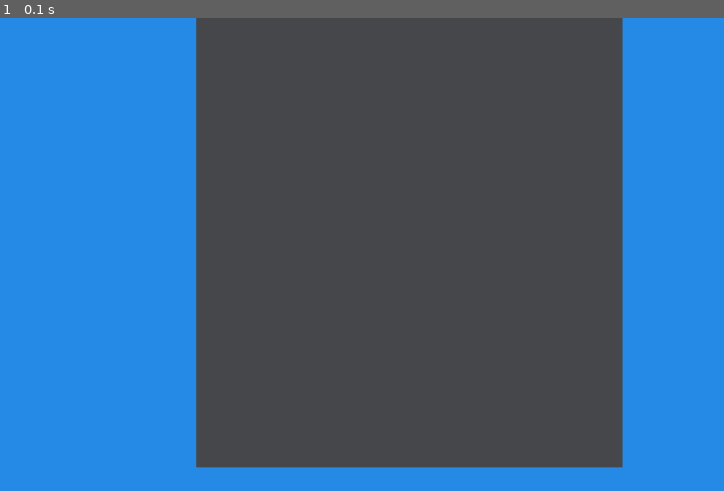
Above: before the commit, frame 1.
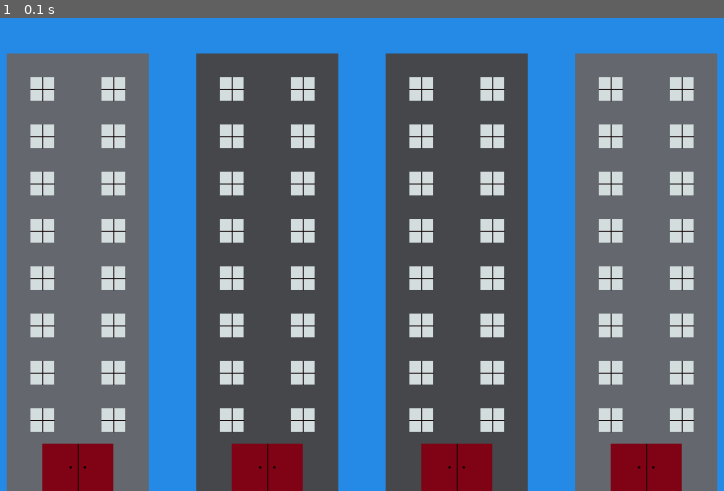
Above: after the commit, the same moment.

Repository: enzosuname/pygamefirst
Game: pygame game, started from ascene.py
Same seed, same stepped clock (60 frames per second), same inputs: the game is played once before the commit and once after it.
Inputs:
- Up to frame 1 (0.1 s): no input

The runs differ from the first frame. In frame 1, 61% of the frame differs, in the area x 0-100%, y 0-100%.

Commit message:
making a scene :sunglasses:

Diff:
--- a/ascene.py
+++ b/ascene.py
@@ -7,14 +7,40 @@
 BACKGRAY = (71, 73, 77)
 SKY = (39, 139, 232)
 WINDOW = (213, 223, 224)
-WINDOWSHADE = (161, 170, 171)
+BLACKSHADE = (15, 1, 3)
 PAVEMENT = (26, 27, 28)
+DOOR = (130, 5, 23)
 
 #Game constants
 
 PI = m.pi
 SIZE = (1900,1000)
 FPS = 60
+
+#def for similar attributes
+
+def building(color,xmod=0):
+    #Structure Draw
+    g.draw.rect(screen, color, [600+xmod,75,300,925])
+
+    #Door
+    g.draw.rect(screen, DOOR, [675+xmod,900,150,100])
+    g.draw.line(screen, BLACKSHADE,[750.5+xmod,900],[750.5+xmod,1000],width=2)
+    g.draw.circle(screen,BLACKSHADE,[735+xmod,950],3)
+    g.draw.circle(screen, BLACKSHADE, [765 + xmod, 950], 3)
+
+    #Windows
+    for number in range(8):
+        g.draw.rect(screen, WINDOW, [650 + xmod, 125 + (100 * number), 50, 50])
+        g.draw.rect(screen, WINDOW, [800 + xmod, 125 + (100 * number), 50, 50])
+        g.draw.line(screen, BLACKSHADE, [675.5 + xmod, 125 + (100 * number)], [675.5 + xmod, 175 + (100 * number)],
+                    width=2)
+        g.draw.line(screen, BLACKSHADE, [825.5 + xmod, 125 + (100 * number)], [825.5 + xmod, 175 + (100 * number)],
+                    width=2)
+        g.draw.line(screen, BLACKSHADE, [650 + xmod, 150.5 + (100 * number)], [700 + xmod, 150.5 + (100 * number)],
+                    width=2)
+        g.draw.line(screen, BLACKSHADE, [800 + xmod, 150.5 + (100 * number)], [850 + xmod, 150.5 + (100 * number)],
+                    width=2)
 
 #########################################################
 
@@ -31,7 +57,12 @@
             running = False
 
     screen.fill(SKY)
-    g.draw.rect(screen,BACKGRAY,[600,0,900,950])
+
+    #call for building function to form the skyscrapers
+    building(BACKGRAY)
+    building(BACKGRAY, 400)
+    building(FRONTGRAY,-400)
+    building(FRONTGRAY, 800)
 
     g.display.flip()
     clock.tick(FPS)
